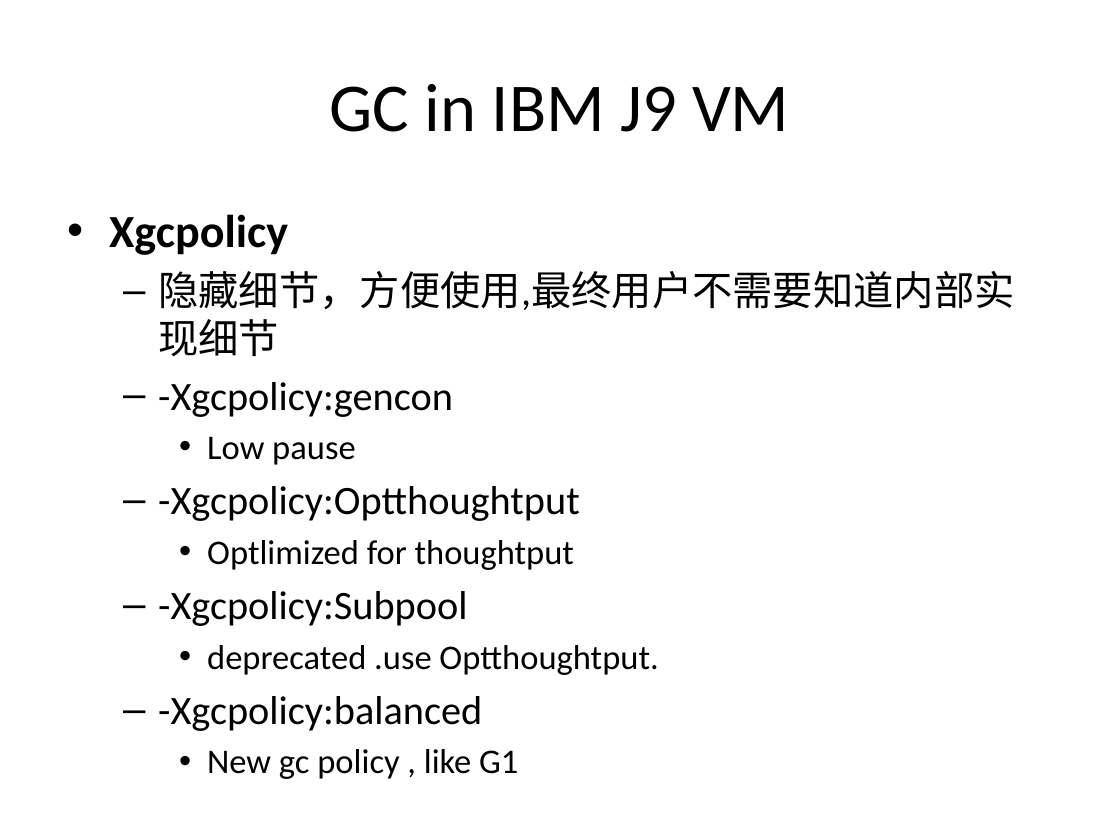
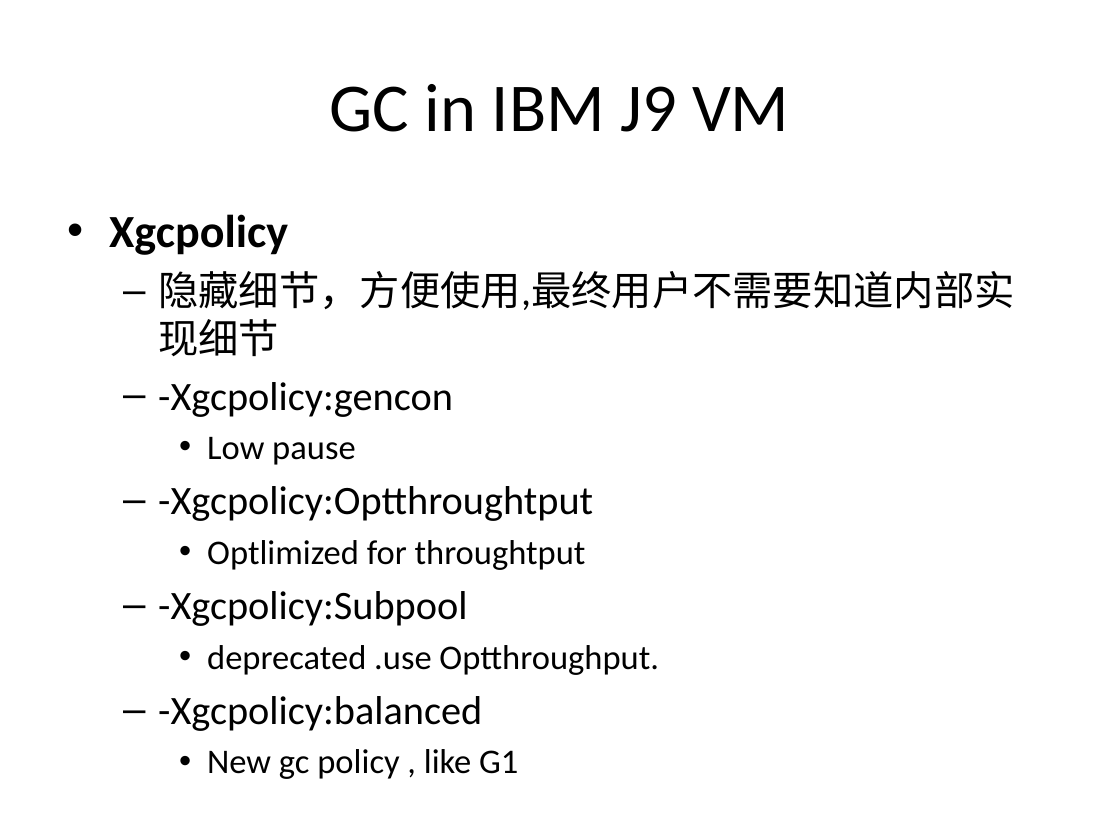
Before and after one commit to cyberdak/gc-hotspotgc, a slide deck: slide 23 of Garbage Collector persent.pptx (slide 12 before the commit). Drawn at 1120x840 pixels with LibreOffice and Linux fonts; fonts in the diff are those of the drawing. Boxes give left, top, right and bottom in pixels: in the first picture for what was removed or moved away, otherwise in the second. Text is boxed around its words. In the diff, an @@ line names an element or a change of style, - is before the commit and + after.

```diff
--- a/Garbage Collector persent.pptx
+++ b/Garbage Collector persent.pptx
@@ text at (158,486,593,570): text changed @@
-  – -Xgcpolicy:Optthoughtput
-    • Optlimized for thoughtput
+  – -Xgcpolicy:Optthroughtput
+    • Optlimized for throughtput
@@ text at (207,645,659,675): text changed @@
-    • deprecated .use Optthoughtput.
+    • deprecated .use Optthroughput.
```
Also in this commit, not shown: 11 other slides changed, 16 slides added, 1 slide removed, 6 other files.
